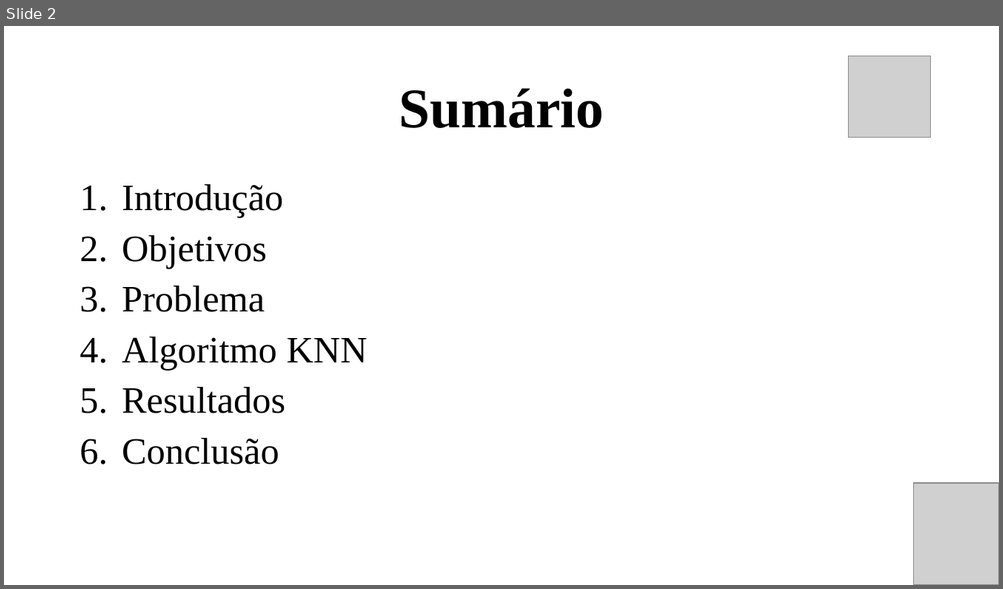
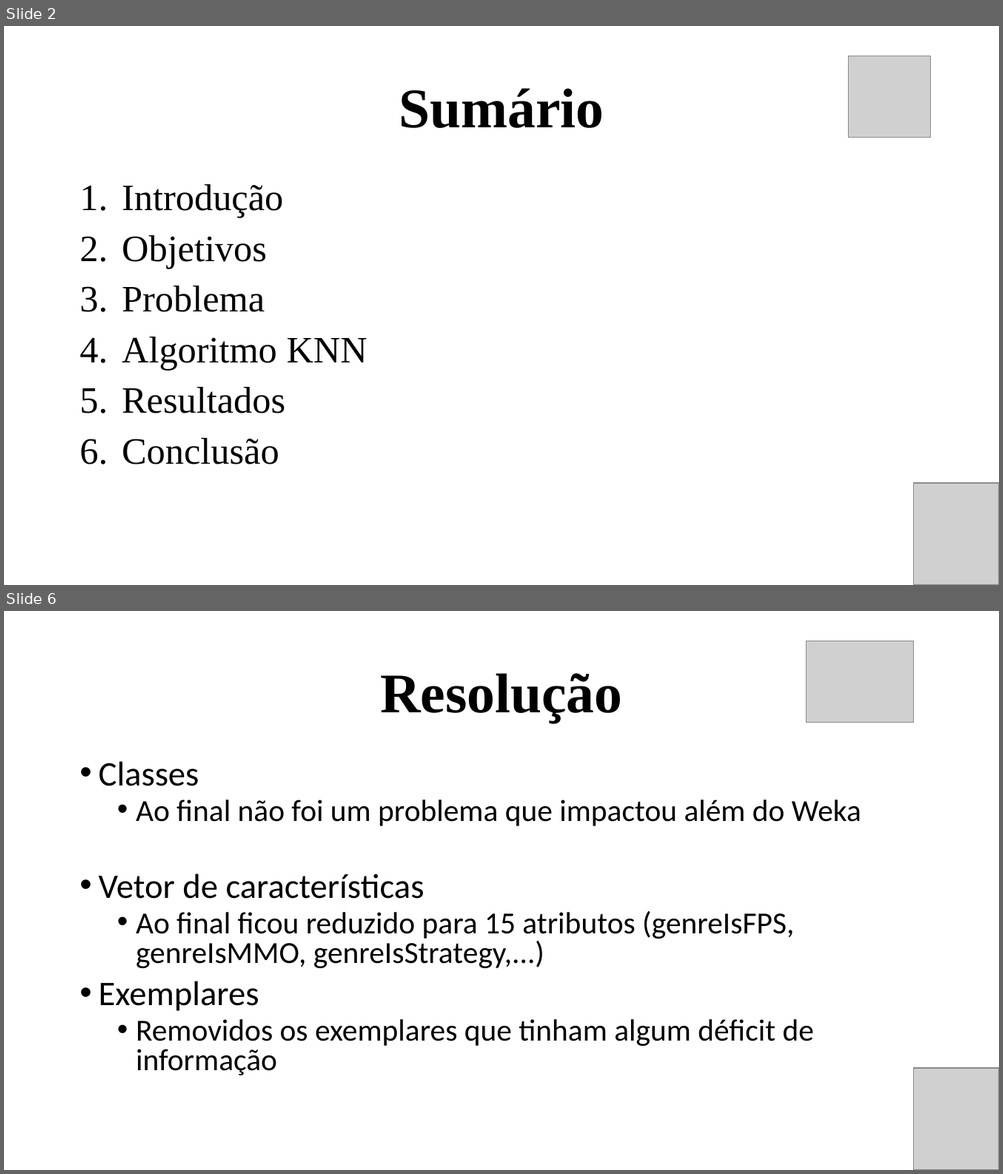
Before and after one commit to RannieryDias/IA_PROJETO, a slide deck: IA_PROJETO/artefatos/Projeto Apresentação.pptx. Shown one above the other, each under a label of ours: slide 2 before the commit, slides 2 and 6 after it; the slides between them are not shown. The pictures are 1003x589 and 1003x1174 pixels, drawn with LibreOffice and Linux fonts; fonts in the diff are those of the drawing; grey boxes stand for pictures. Boxes give left, top, right and bottom in pixels: in the first picture for what was removed or moved away, otherwise in the second. Text is boxed around its words. In the diff, an @@ line names an element or a change of style, - is before the commit and + after.

```diff
--- a/IA_PROJETO/artefatos/Projeto Apresentação.pptx
+++ b/IA_PROJETO/artefatos/Projeto Apresentação.pptx
@@ slide 6 added at [4, 611, 999, 1170], background #FFFFFF @@
@@ picture added at [806, 641, 913, 723] @@
@@ title added at [380, 673, 622, 723], 54 pt, text #000000, bold @@
+Resolução
@@ text added at [99, 761, 861, 1076], 29.6 pt, text #000000 @@
+• Classes
+  • Ao final não foi um problema que impactou além do Weka
+• Vetor de características
+  • Ao final ficou reduzido para 15 atributos (genreIsFPS, genreIsMMO, genreIsStrategy,...)
+• Exemplares
+  • Removidos os exemplares que tinham algum déficit de informação
@@ picture added at [913, 1068, 999, 1170] @@
```
Also in this commit, not shown: 6 slides changed, 6 other slides added, 4 slides removed.
